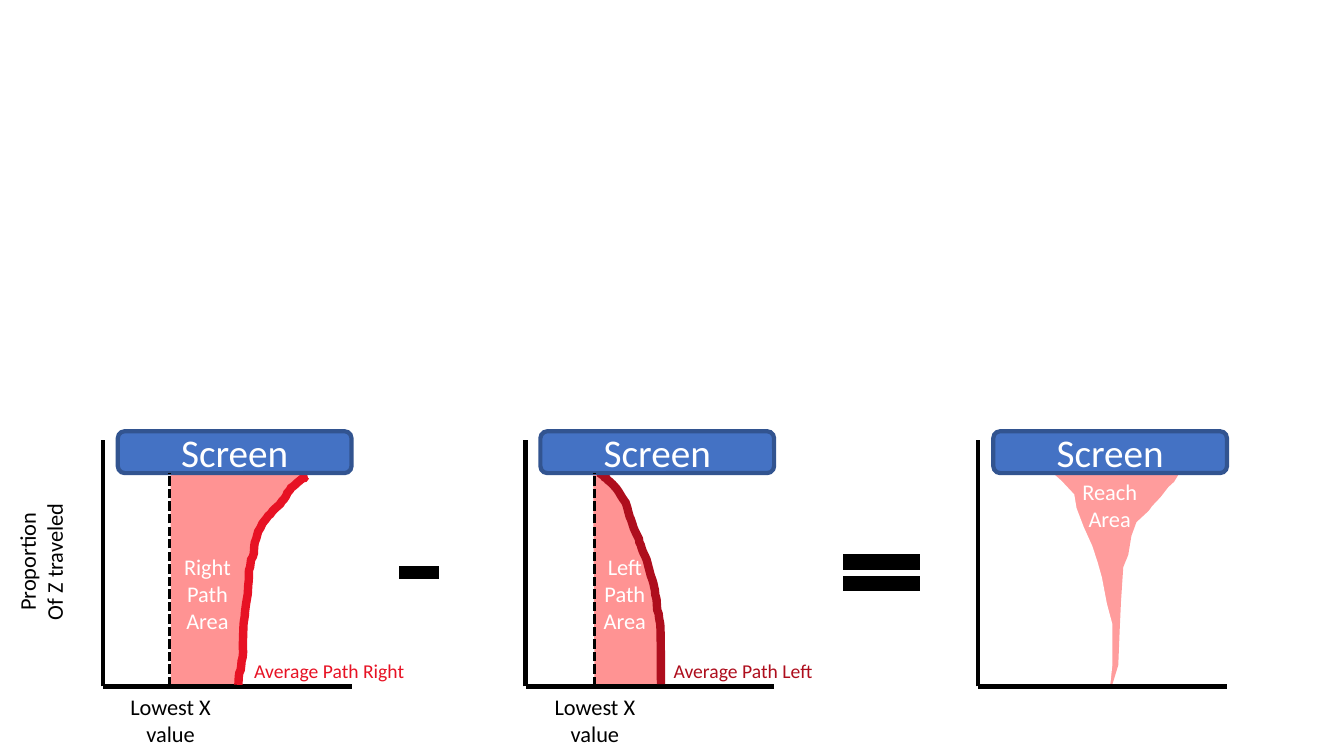
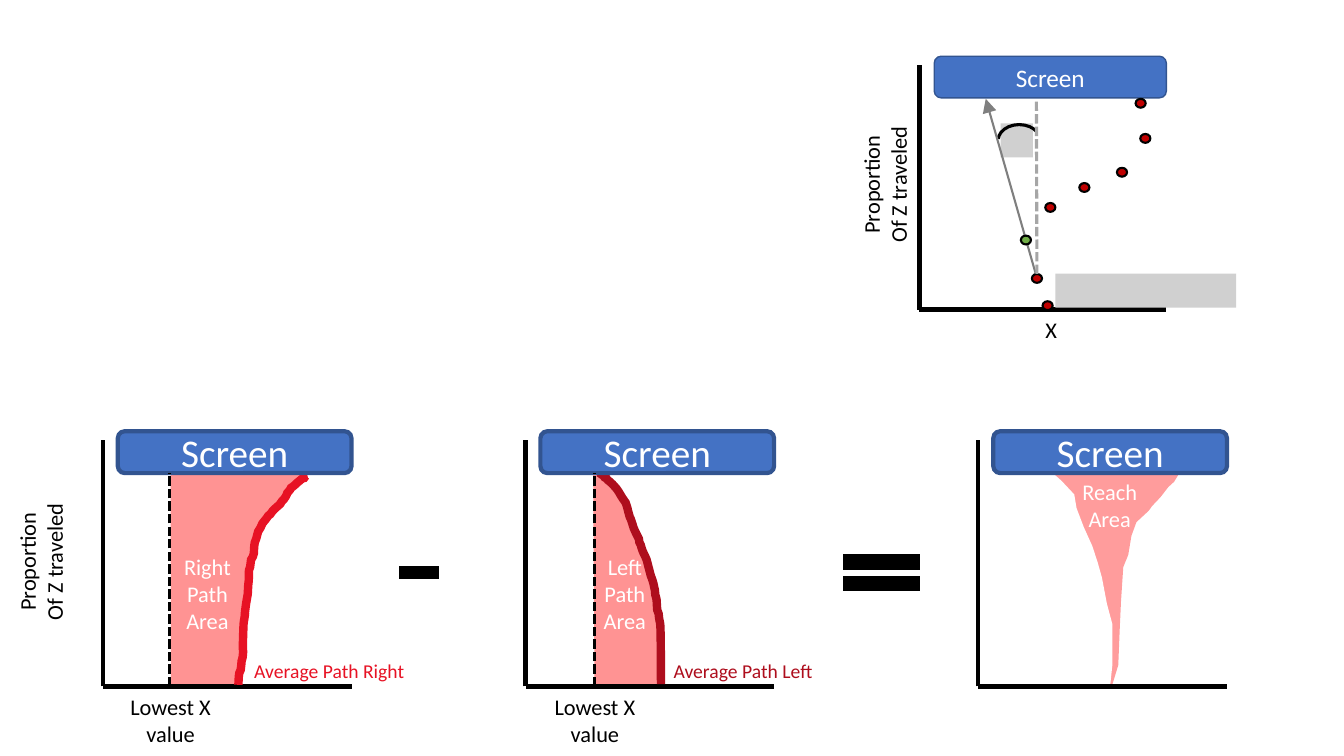
Before and after one commit to khenheller/subliminal_priming_w_motion_capture, a slide deck: slide 4 of presentation/exp birds eye veiw.pptx. Drawn at 1344x756 pixels with LibreOffice and Linux fonts; fonts in the diff are those of the drawing; grey boxes stand for pictures. Boxes give left, top, right and bottom in pixels: in the first picture for what was removed or moved away, otherwise in the second. Text is boxed around its words. In the diff, an @@ line names an element or a change of style, - is before the commit and + after.

```diff
--- a/presentation/exp birds eye veiw.pptx
+++ b/presentation/exp birds eye veiw.pptx
@@ rounded rectangle added at [935, 56, 1167, 98], fill #4472C4, outline #325491 1 pt, 18 pt, text #FFFFFF @@
+Screen
@@ line added from (920, 310) to (920, 65), #000000 3 pt @@
@@ arrow added from (1037, 280) to (986, 99), #7F7F7F 1.5 pt @@
@@ line added from (1037, 274) to (1036, 100), #A6A6A6 2.25 pt dashed @@
@@ ellipse added at [1136, 99, 1146, 108], fill #C00000, outline #000000 1.5 pt @@
@@ text added at [859, 133, 912, 242], 16 pt, text #000000 @@
+Proportion
+Of Z traveled
@@ arc (boxed as its full ellipse) added at [998, 125, 1041, 156], outline #000000 2.25 pt @@
@@ picture added at [1001, 123, 1033, 157] @@
@@ ellipse added at [1140, 134, 1150, 143], fill #C00000, outline #000000 1.5 pt @@
@@ ellipse added at [1117, 167, 1127, 176], fill #C00000, outline #000000 1.5 pt @@
@@ ellipse added at [1046, 203, 1056, 212], fill #C00000, outline #000000 1.5 pt @@
@@ ellipse added at [1080, 184, 1090, 193], fill #C00000, outline #000000 1.5 pt @@
@@ ellipse added at [1021, 236, 1031, 245], fill #70AD47, outline #000000 1.5 pt @@
@@ ellipse added at [1032, 274, 1043, 283], fill #C00000, outline #000000 1.5 pt @@
@@ picture added at [1056, 273, 1236, 308] @@
@@ line added from (920, 310) to (1167, 310), #000000 3 pt @@
@@ ellipse added at [1043, 301, 1053, 311], fill #C00000, outline #000000 1.5 pt @@
@@ text added at [1045, 323, 1057, 338], 16 pt, text #000000 @@
+X
```
Also in this commit, not shown: 3 other files.
